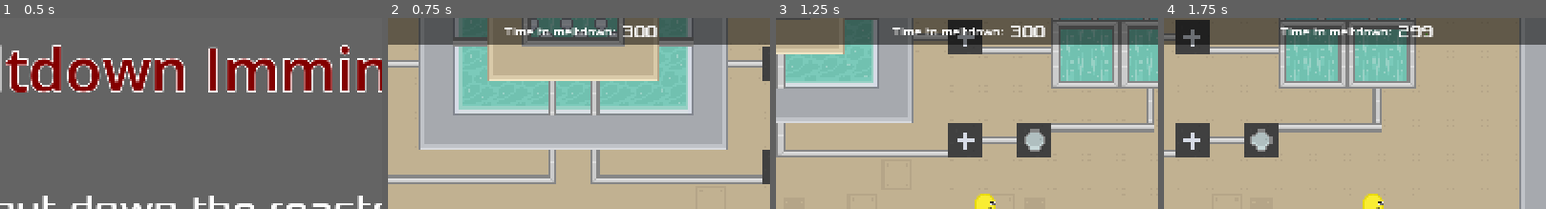
Above: before the commit, frames 1-4 (left to right).
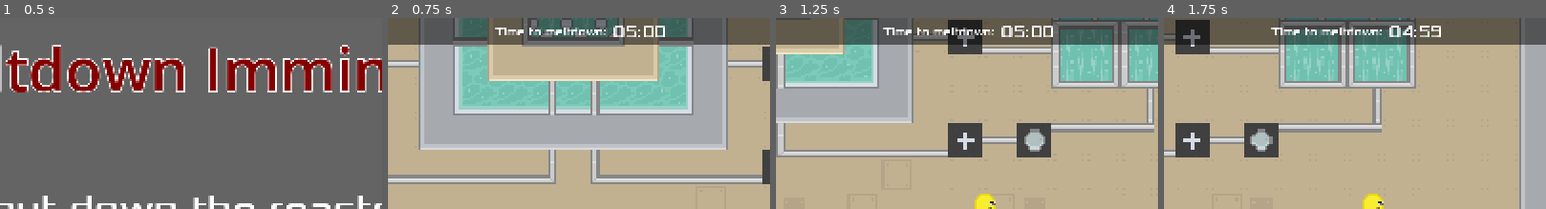
Above: after the commit, the same moments.

Repository: zabuuq/imminent-meltdown
Game: Godot game, scene res://scenes/start_screen.tscn
Two runs of this game, one before a commit and one after it. Both use one fixed random seed, a clock stepped at 60 frames per second and the inputs below.
Inputs:
- Up to frame 1 (0.5 s): no input
- Up to frame 2 (0.75 s): tap Space (drop_item) at 0.5, 0.6 s; hold Right (move_right) from 0.53 s (still down)
- Up to frame 3 (1.25 s): keep holding Right (move_right); tap Enter (ui_accept) at 0.77 s
- Up to frame 4 (1.75 s): keep holding Right (move_right); tap Space (drop_item) at 1.35 s; tap Enter (ui_accept) at 1.52 s
The pictures show only the part of the screen within x 25-75%, y 0-50%; the shares and areas given below are measured in that part.

Frame 1 is identical in both runs. In frame 2, 1.3% of the frame differs, in the area x 28-73%, y 4-10%; in frame 3, 1.3%; in frame 4, 1.3%.

Commit message:
Change hud timer display to mm:ss

Diff:
--- a/scenes/hud.gd
+++ b/scenes/hud.gd
@@ -3,7 +3,8 @@
 
 # Called every frame. 'delta' is the elapsed time since the previous frame.
 func _process(_delta: float) -> void:
-	$TimerMargin/HBoxContainer/MeltdownDisplay.text = str(ceili($MeltdownTimer.time_left))
+	var t := ceili($MeltdownTimer.time_left)
+	$TimerMargin/HBoxContainer/MeltdownDisplay.text = "%02d:%02d" % [t / 60, t % 60]
 
 
 func _on_player_update_health(health: float) -> void:
